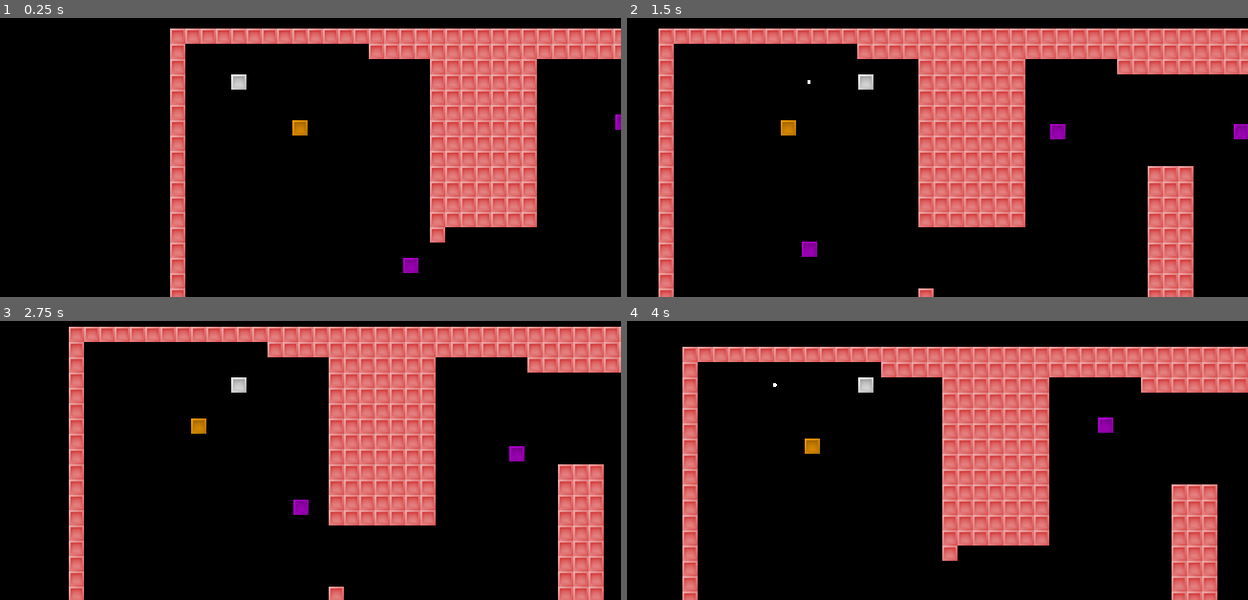
Above: before the commit, frames 1-4 (two rows, left to right).
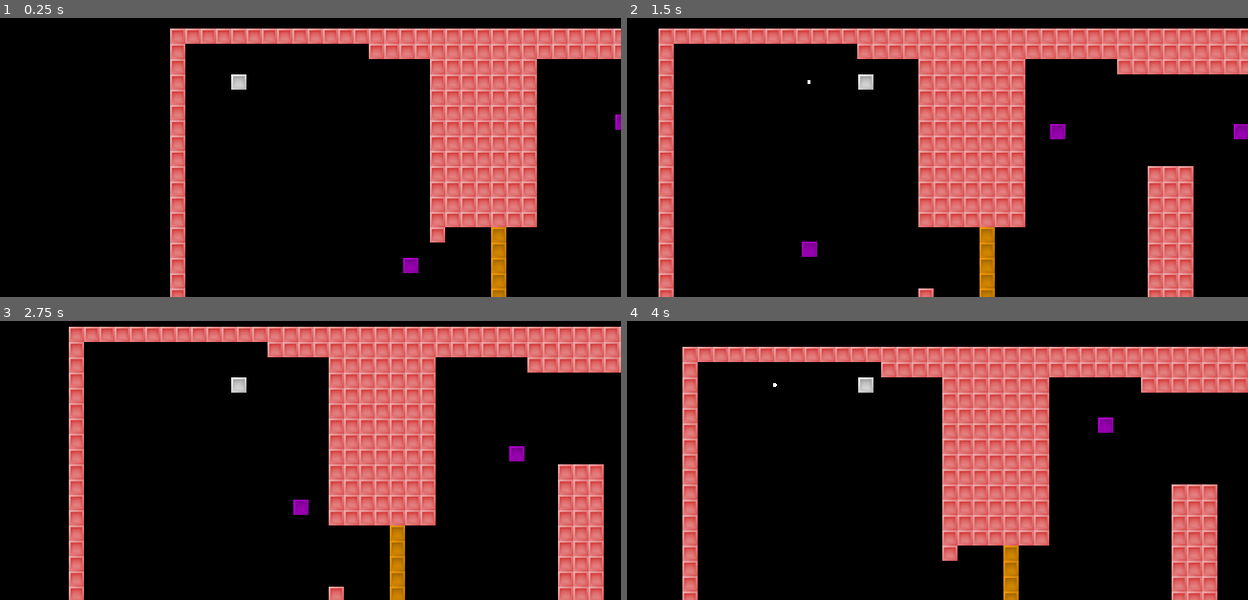
Above: after the commit, the same moments.

Repository: julabrego/programacion-videojuegos-iii-2026
Game: Godot game, scene res://main.tscn
Same seed, same stepped clock (60 frames per second), same inputs: the game is played once before the commit and once after it.
Inputs:
- Up to frame 1 (0.25 s): no input
- Up to frame 2 (1.5 s): hold Right (move_right) 0.53-1.28 s; tap Space (fire) at 0.6, 1.35 s; hold Left (move_left) from 1.28 s (still down)
- Up to frame 3 (2.75 s): release Left (move_left) at 2.03 s; hold Right (move_right) from 2.03 s (still down); tap Down (move_bottom) at 2.1 s; tap Space (fire) at 2.3 s
- Up to frame 4 (4 s): release Right (move_right) at 2.78 s; hold Up (move_up) 2.78-3.53 s; tap Space (fire) at 2.85, 3.6 s; hold Left (move_left) from 3.53 s (still down)

The runs differ from the first frame. In frame 1, 0.8% of the frame differs, in the area x 47-82%, y 36-100%; in frame 2, 0.8%; in frame 3, 0.8%, in the area x 30-66%, y 34-100%; in frame 4, 0.6%.

Commit message:
fix: adjustments in obstacles and bullet detection

Diff:
--- a/actividad-02/bullet/bullet.gd
+++ b/actividad-02/bullet/bullet.gd
@@ -22,4 +22,5 @@
 
 func destroy_if_corresponds(collider: Object):
 	if collider.is_in_group("hits_bullet"):
+		print("pumba")
 		queue_free()
--- a/actividad-02/main.tscn
+++ b/actividad-02/main.tscn
@@ -4,10 +4,7 @@
 [ext_resource type="PackedScene" uid="uid://d4mmfsjite1gy" path="res://player/player.tscn" id="2"]
 [ext_resource type="PackedScene" uid="uid://kr0vvro210me" path="res://enemy/enemy.tscn" id="2_h2yge"]
 [ext_resource type="PackedScene" uid="uid://dywkf7do3ovq4" path="res://movingObstacle/moving_obstacle.tscn" id="3_1bvp3"]
-[ext_resource type="Texture2D" uid="uid://xlgnal526opc" path="res://player/player.png" id="5_lquwl"]
-
-[sub_resource type="RectangleShape2D" id="RectangleShape2D_7mycd"]
-size = Vector2(16, 16)
+[ext_resource type="PackedScene" uid="uid://bdr541cuefwrw" path="res://movableBox/movable_box.tscn" id="5_lquwl"]
 
 [node name="game" type="Node2D" unique_id=1975436416]
 
@@ -35,12 +32,42 @@
 position = Vector2(976, 480)
 speed = 4.0
 
-[node name="MovingObstacle" parent="level1" unique_id=898294258 instance=ExtResource("3_1bvp3")]
+[node name="MovingObstacle" parent="level1" unique_id=898294258 groups=["hits_bullet"] instance=ExtResource("3_1bvp3")]
 position = Vector2(328, 328)
 orientation = 1
 
-[node name="MovingObstacle2" parent="level1" unique_id=1779791183 instance=ExtResource("3_1bvp3")]
+[node name="MovingObstacle2" parent="level1" unique_id=1779791183 groups=["hits_bullet"] instance=ExtResource("3_1bvp3")]
 position = Vector2(616, 264)
+
+[node name="MovableBox" parent="level1" unique_id=470729902 instance=ExtResource("5_lquwl")]
+position = Vector2(392, 392)
+
+[node name="MovableBox2" parent="level1" unique_id=1287791728 instance=ExtResource("5_lquwl")]
+position = Vector2(392, 376)
+
+[node name="MovableBox3" parent="level1" unique_id=2044959498 instance=ExtResource("5_lquwl")]
+position = Vector2(392, 360)
+
+[node name="MovableBox4" parent="level1" unique_id=2099229716 instance=ExtResource("5_lquwl")]
+position = Vector2(392, 344)
+
+[node name="MovableBox5" parent="level1" unique_id=2008250230 instance=ExtResource("5_lquwl")]
+position = Vector2(392, 328)
+
+[node name="MovableBox6" parent="level1" unique_id=1374331648 instance=ExtResource("5_lquwl")]
+position = Vector2(856, 520)
+
+[node name="MovableBox7" parent="level1" unique_id=1329142441 instance=ExtResource("5_lquwl")]
+position = Vector2(856, 504)
+
+[node name="MovableBox8" parent="level1" unique_id=1004527232 instance=ExtResource("5_lquwl")]
+position = Vector2(856, 488)
+
+[node name="MovableBox9" parent="level1" unique_id=1839384469 instance=ExtResource("5_lquwl")]
+position = Vector2(856, 472)
+
+[node name="MovableBox10" parent="level1" unique_id=80911123 instance=ExtResource("5_lquwl")]
+position = Vector2(856, 456)
 
 [node name="player" parent="." unique_id=1414850156 instance=ExtResource("2")]
 position = Vector2(120, 168)
@@ -48,19 +75,3 @@
 metadata/_edit_group_ = true
 
 [node name="Camera2D" type="Camera2D" parent="player" unique_id=348831053]
-
-[node name="MovingBox" type="RigidBody2D" parent="." unique_id=700977264 groups=["pushable"]]
-position = Vector2(184, 216)
-collision_layer = 16
-collision_mask = 9
-mass = 10.0
-gravity_scale = 0.0
-linear_damp = 4.0
-metadata/_edit_group_ = true
-
-[node name="Sprite2D" type="Sprite2D" parent="MovingBox" unique_id=1684549587]
-modulate = Color(1, 0.6313726, 0, 1)
-texture = ExtResource("5_lquwl")
-
-[node name="CollisionShape2D" type="CollisionShape2D" parent="MovingBox" unique_id=1675405241]
-shape = SubResource("RectangleShape2D_7mycd")
--- /dev/null
+++ b/actividad-02/movableBox/movable_box.tscn
@@ -0,0 +1,21 @@
+[gd_scene format=3 uid="uid://bdr541cuefwrw"]
+
+[ext_resource type="Texture2D" uid="uid://xlgnal526opc" path="res://player/player.png" id="1_4wyg6"]
+
+[sub_resource type="RectangleShape2D" id="RectangleShape2D_7mycd"]
+size = Vector2(16, 16)
+
+[node name="MovableBox" type="RigidBody2D" unique_id=470729902 groups=["hits_bullet", "pushable"]]
+collision_layer = 16
+collision_mask = 13
+mass = 10.0
+gravity_scale = 0.0
+linear_damp = 4.0
+metadata/_edit_group_ = true
+
+[node name="Sprite2D" type="Sprite2D" parent="." unique_id=1574823675]
+modulate = Color(1, 0.6313726, 0, 1)
+texture = ExtResource("1_4wyg6")
+
+[node name="CollisionShape2D" type="CollisionShape2D" parent="." unique_id=71135826]
+shape = SubResource("RectangleShape2D_7mycd")
--- a/actividad-02/movingObstacle/moving_obstacle.tscn
+++ b/actividad-02/movingObstacle/moving_obstacle.tscn
@@ -6,8 +6,9 @@
 [sub_resource type="RectangleShape2D" id="RectangleShape2D_lquwl"]
 size = Vector2(16, 16)
 
-[node name="MovingObstacle" type="CharacterBody2D" unique_id=1779791183]
-collision_mask = 9
+[node name="MovingObstacle" type="CharacterBody2D" unique_id=1779791183 groups=["hits_bullet"]]
+collision_layer = 8
+collision_mask = 13
 motion_mode = 1
 wall_min_slide_angle = 0.0
 script = ExtResource("1_orkgy")
--- a/actividad-02/project.godot
+++ b/actividad-02/project.godot
@@ -22,6 +22,14 @@
 [display]
 
 window/stretch/mode="2d"
+
+[global_group]
+
+player_bullet=""
+player=""
+pushable=""
+hits_bullet=""
+terrain=""
 
 [importer_defaults]
 
